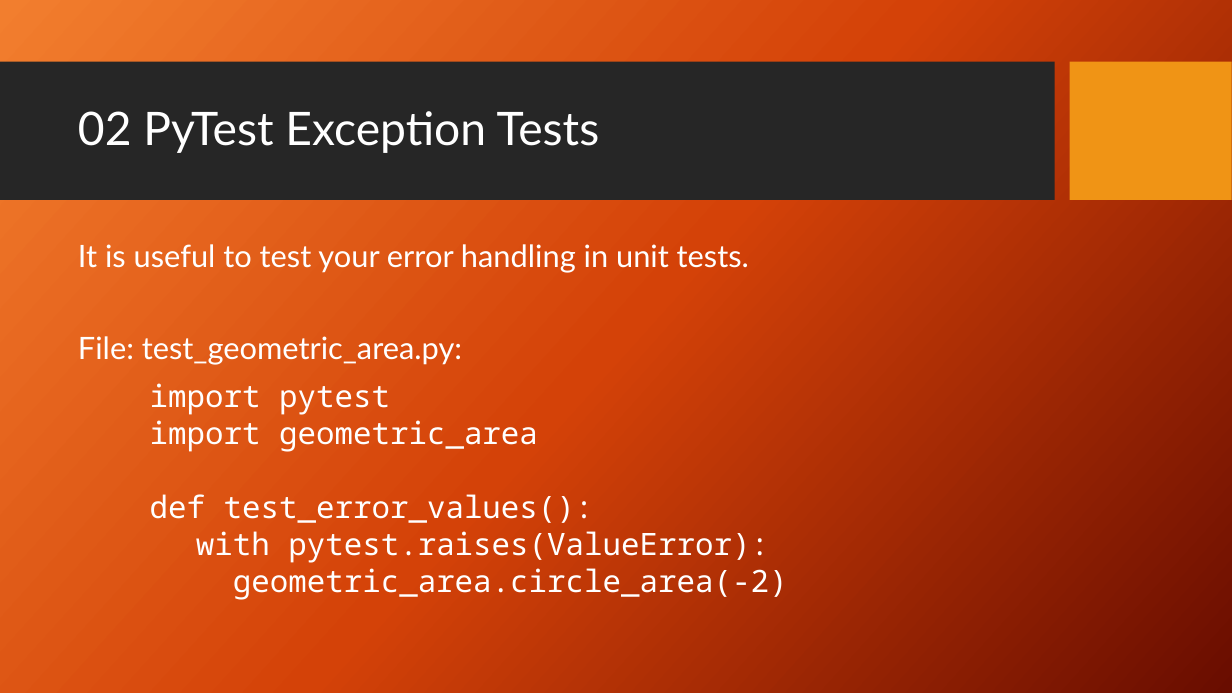
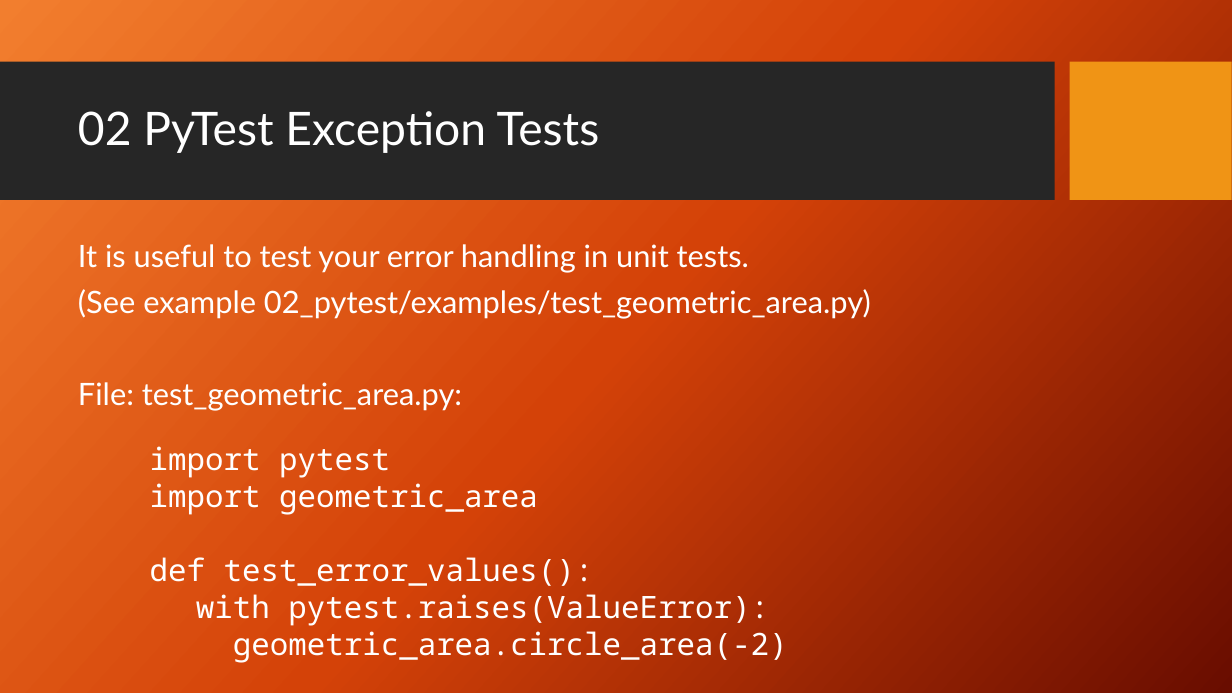
Before and after one commit to PrincetonUniversity/software_testing, a slide deck: slide 10 of UnitTestingSlides.pptx. Drawn at 1232x693 pixels with LibreOffice and Linux fonts; fonts in the diff are those of the drawing; background and template pictures are left out. Boxes give left, top, right and bottom in pixels: in the first picture for what was removed or moved away, otherwise in the second. Text is boxed around its words. In the diff, an @@ line names an element or a change of style, - is before the commit and + after.

Commit message:
update slides to reference example files

```diff
--- a/UnitTestingSlides.pptx
+++ b/UnitTestingSlides.pptx
@@ text at <box>78,289,871,319</box>: paragraph added @@
+(See example 02_pytest/examples/test_geometric_area.py)
@@ text "import pytest": place and size @@
-text "import pytest" at <box>150,383,788,600</box>
+text "import pytest" at <box>150,446,788,663</box>
```
Also in this commit, not shown: 7 other slides changed.
